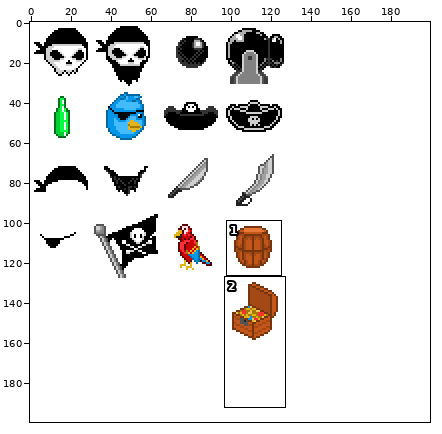
Sprite sheet -- pirate_icons.png. The first picture is a wide view before the edit; the outline marks the close-up.
Close-up. Before the edit:
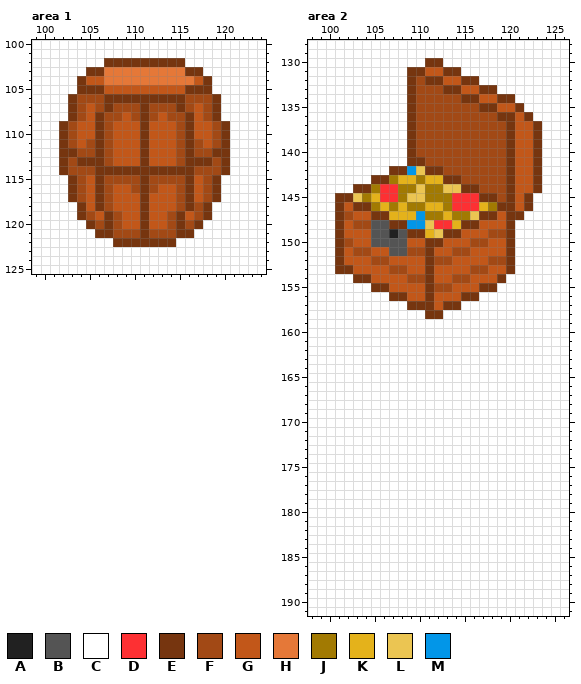
The file is 200x200 pixels. Colours within 5 levels of each other are drawn and written as one. Shown: area 1: x 99..124, y 100..125; area 2: x 98..126, y 128..191. The commit also changed other parts of the picture, which this record leaves out.
Palette (. is transparent): A #212121  B #545454  C #ffffff  D #fd3033  E #76350f  F #a24915  G #c25719  H #e57838  J #a27a02  K #e4b21b  L #ebc552  M #0296e8
Pixels before, area 1, first column x 99:
100 CCCCCCCCCCCCCCCCCCCCCCCCCC
101 CCCCCCCCCCCCCCCCCCCCCCCCCC
102 CCCCCCCCEEEEEEEEECCCCCCCCC
103 CCCCCCEEHHHHHHHHHEECCCCCCC
104 CCCCCEGGHHHHHHHHHHGECCCCCC
105 CCCCCEEEGGGGGGGGGEEECCCCCC
106 CCCCEFFFEEEEEEEEEFFFECCCCC
107 CCCCEFGFEFFFEFFFEFGFECCCCC
108 CCCCEFGEFFGFEFGFFEGFECCCCC
109 CCCEFGGEFGGGEGGGFEGGFECCCC
110 CCCEFGGEFGGGEGGGFEGGFECCCC
111 CCCEFGFEFGGGEGGGFEFGFECCCC
112 CCCEEFFEFGGGEGGGFEFFEECCCC
113 CCCEFEEEFGGGEGGGFEEEFECCCC
114 CCCEFFFEEEEEEEEEEEFFFECCCC
115 CCCCEFGEFFFFEFFFFEGFECCCCC
116 CCCCEFGEFGGFEFGGFEGFECCCCC
117 CCCCEFGEFGGGEGGGFEGFECCCCC
118 CCCCCEGEFGGGEGGGFEFECCCCCC
119 CCCCCEFGEFGGEGGFEGFECCCCCC
120 CCCCCCEFEFGGEGGFEFECCCCCCC
121 CCCCCCCEEFFFEFFFEECCCCCCCC
122 CCCCCCCCCEEEEEEECCCCCCCCCC
123 CCCCCCCCCCCCCCCCCCCCCCCCCC
124 CCCCCCCCCCCCCCCCCCCCCCCCCC
125 CCCCCCCCCCCCCCCCCCCCCCCCCC
Pixels before, area 2, first column x 98:
128 CCCCCCCCCCCCCCCCCCCCCCCCCCCCC
129 CCCCCCCCCCCCCCCCCCCCCCCCCCCCC
130 CCCCCCCCCCCCCEECCCCCCCCCCCCCC
131 CCCCCCCCCCCEEGGEECCCCCCCCCCCC
132 CCCCCCCCCCCEFEEGGEECCCCCCCCCC
133 CCCCCCCCCCCEFFFEEGGEECCCCCCCC
134 CCCCCCCCCCCEFFFFFEEGGEECCCCCC
135 CCCCCCCCCCCEFFFFFFFEEGGECCCCC
136 CCCCCCCCCCCEFFFFFFFFFEEGECCCC
137 CCCCCCCCCCCEFFFFFFFFFFEGGECCC
138 CCCCCCCCCCCEFFFFFFFFFFEGGECCC
139 CCCCCCCCCCCEFFFFFFFFFFEGGECCC
140 CCCCCCCCCCCEFFFFFFFFFFEGGECCC
141 CCCCCCCCCCCEEFFFFFFFFFEGGECCC
142 CCCCCCCCCEEMLEEFFFFFFFEGGECCC
143 CCCCCCCEEJKKJKKEEFFFFFEGGECCC
144 CCCCCEEJDDJJLJJLLEEFFFEGGECCC
145 CCCEELJKDDJLLJJJDDDEEFEGECCCC
146 CCCEGEEJKJKJJKKJDDDKJEEGECCCC
147 CCCEFGGEEKKKMJJKJJLEEGEECCCCC
148 CCCEGFFBBEEMMLDDKEEGGGECCCCCC
149 CCCEGGGBBABEEKLEEGGGFFECCCCCC
150 CCCEFGGBBBBGGEEGGGFFGGECCCCCC
151 CCCEGFFGGBBFFEGGFFGGGGECCCCCC
152 CCCEGGGFFGGGGEFFGGGGFFECCCCCC
153 CCCEEGGGGFFGGEGGGGFFGGECCCCCC
154 CCCCCEEGGGGFFEGGFFGGGECCCCCCC
155 CCCCCCCEEGGGGEFFGGGEECCCCCCCC
156 CCCCCCCCCEEGGEGGGEECCCCCCCCCC
157 CCCCCCCCCCCEEEGEECCCCCCCCCCCC
158 CCCCCCCCCCCCCEECCCCCCCCCCCCCC
159 CCCCCCCCCCCCCCCCCCCCCCCCCCCCC
160 CCCCCCCCCCCCCCCCCCCCCCCCCCCCC
161 CCCCCCCCCCCCCCCCCCCCCCCCCCCCC
162 CCCCCCCCCCCCCCCCCCCCCCCCCCCCC
163 CCCCCCCCCCCCCCCCCCCCCCCCCCCCC
164 CCCCCCCCCCCCCCCCCCCCCCCCCCCCC
165 CCCCCCCCCCCCCCCCCCCCCCCCCCCCC
166 CCCCCCCCCCCCCCCCCCCCCCCCCCCCC
167 CCCCCCCCCCCCCCCCCCCCCCCCCCCCC
168 CCCCCCCCCCCCCCCCCCCCCCCCCCCCC
169 CCCCCCCCCCCCCCCCCCCCCCCCCCCCC
170 CCCCCCCCCCCCCCCCCCCCCCCCCCCCC
171 CCCCCCCCCCCCCCCCCCCCCCCCCCCCC
172 CCCCCCCCCCCCCCCCCCCCCCCCCCCCC
173 CCCCCCCCCCCCCCCCCCCCCCCCCCCCC
174 CCCCCCCCCCCCCCCCCCCCCCCCCCCCC
175 CCCCCCCCCCCCCCCCCCCCCCCCCCCCC
176 CCCCCCCCCCCCCCCCCCCCCCCCCCCCC
177 CCCCCCCCCCCCCCCCCCCCCCCCCCCCC
178 CCCCCCCCCCCCCCCCCCCCCCCCCCCCC
179 CCCCCCCCCCCCCCCCCCCCCCCCCCCCC
180 CCCCCCCCCCCCCCCCCCCCCCCCCCCCC
181 CCCCCCCCCCCCCCCCCCCCCCCCCCCCC
182 CCCCCCCCCCCCCCCCCCCCCCCCCCCCC
183 CCCCCCCCCCCCCCCCCCCCCCCCCCCCC
184 CCCCCCCCCCCCCCCCCCCCCCCCCCCCC
185 CCCCCCCCCCCCCCCCCCCCCCCCCCCCC
186 CCCCCCCCCCCCCCCCCCCCCCCCCCCCC
187 CCCCCCCCCCCCCCCCCCCCCCCCCCCCC
188 CCCCCCCCCCCCCCCCCCCCCCCCCCCCC
189 CCCCCCCCCCCCCCCCCCCCCCCCCCCCC
190 CCCCCCCCCCCCCCCCCCCCCCCCCCCCC
191 CCCCCCCCCCCCCCCCCCCCCCCCCCCCC
The same view after the edit:
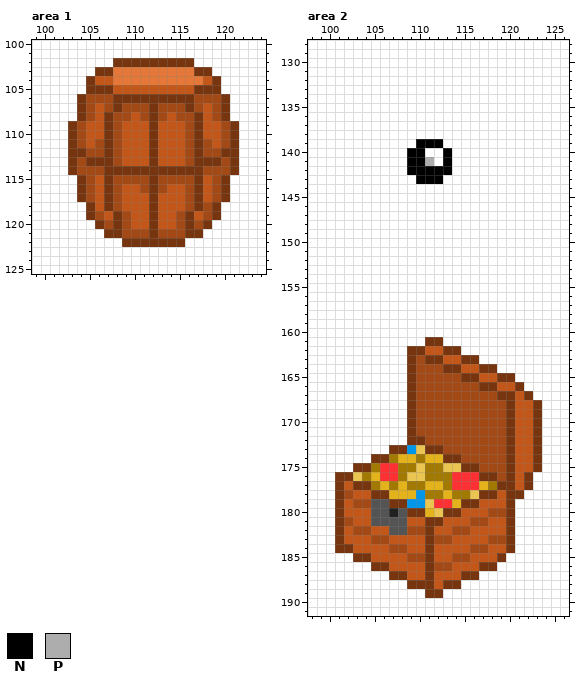
Colours new in this view: N #000000  P #adadad
Difference:
Changed rows in their new state; - is an unchanged pixel.
Area 1:
first column x 102:
102 -----C--------E-----
103 ---C-E--------H-E---
104 --CE-G---------HGE--
105 --C--E--------G--E--
106 -CE--F--------E--FE-
107 -CEFGFE--FE--FEFGFE-
108 -CEFGE-FGFEFG-FEGFE-
109 CEF-GEF--GE--GFE-GFE
110 CEF-GEF--GE--GFE-GFE
111 CEFGFEF--GE--GFEFGFE
112 C-E-FEF--GE--GFE-F-E
113 CEF--EF--GE--GF--EFE
114 CE--F----------E--FE
115 -CEFGE---FE---FEGFE-
116 -CEFGEF-GFEF-GFEGFE-
117 -CEFGEF--GE--GFEGFE-
118 --CEGEF--GE--GFEFE--
119 --CEFGEF-GE-GFEGFE--
120 ---CEFEF-GE-GFEFE---
121 ----C-E--FE--F-E----
122 ------C------E------
Area 2:
first column x 101:
130 ----------CC-----------
131 --------CCCCCC---------
132 --------CCCCCCCC-------
133 --------CCCCCCCCCC-----
134 --------CCCCCCCCCCCC---
135 --------CCCCCCCCCCCCC--
136 --------CCCCCCCCCCCCCC-
137 --------CCCCCCCCCCCCCCC
138 --------CCCCCCCCCCCCCCC
139 --------CNNNCCCCCCCCCCC
140 --------NNCCNCCCCCCCCCC
141 --------NNPCNCCCCCCCCCC
142 ------CCNNNNNCCCCCCCCCC
143 ----CCCCCNNNCCCCCCCCCCC
144 --CCCCCCCCCCCCCCCCCCCCC
145 CCCCCCCCCCCCCCCCCCCCCC-
146 CCCCCCCCCCCCCCCCCCCCCC-
147 CCCCCCCCCCCCCCCCCCCCC--
148 CCCCCCCCCCCCCCCCCCCC---
149 CCCCCCCCCCCCCCCCCCCC---
150 CCCCCCCCCCCCCCCCCCCC---
151 CCCCCCCCCCCCCCCCCCCC---
152 CCCCCCCCCCCCCCCCCCCC---
153 CCCCCCCCCCCCCCCCCCCC---
154 --CCCCCCCCCCCCCCCCC----
155 ----CCCCCCCCCCCCCC-----
156 ------CCCCCCCCCC-------
157 --------CCCCCC---------
158 ----------CC-----------
161 ----------EE-----------
162 --------EEGGEE---------
163 --------EFEEGGEE-------
164 --------EFFFEEGGEE-----
165 --------EFFFFFEEGGEE---
166 --------EFFFFFFFEEGGE--
167 --------EFFFFFFFFFEEGE-
168 --------EFFFFFFFFFFEGGE
169 --------EFFFFFFFFFFEGGE
170 --------EFFFFFFFFFFEGGE
171 --------EFFFFFFFFFFEGGE
172 --------EEFFFFFFFFFEGGE
173 ------EEMLEEFFFFFFFEGGE
174 ----EEJKKJKKEEFFFFFEGGE
175 --EEJDDJJLJJLLEEFFFEGGE
176 EELJKDDJLLJJJDDDEEFEGE-
177 EGEEJKJKJJKKJDDDKJEEGE-
178 EFGGEEKKKMJJKJJLEEGEE--
179 EGFFBBEEMMLDDKEEGGGE---
180 EGGGBBABEEKLEEGGGFFE---
181 EFGGBBBBGGEEGGGFFGGE---
182 EGFFGGBBFFEGGFFGGGGE---
183 EGGGFFGGGGEFFGGGGFFE---
184 EEGGGGFFGGEGGGGFFGGE---
185 --EEGGGGFFEGGFFGGGE----
186 ----EEGGGGEFFGGGEE-----
187 ------EEGGEGGGEE-------
188 --------EEEGEE---------
189 ----------EE-----------
Changed places in both close-ups, as pixel boxes (x1, y1, x2, y2):
changed: (59, 58, 239, 247)
changed: (335, 58, 542, 598)
